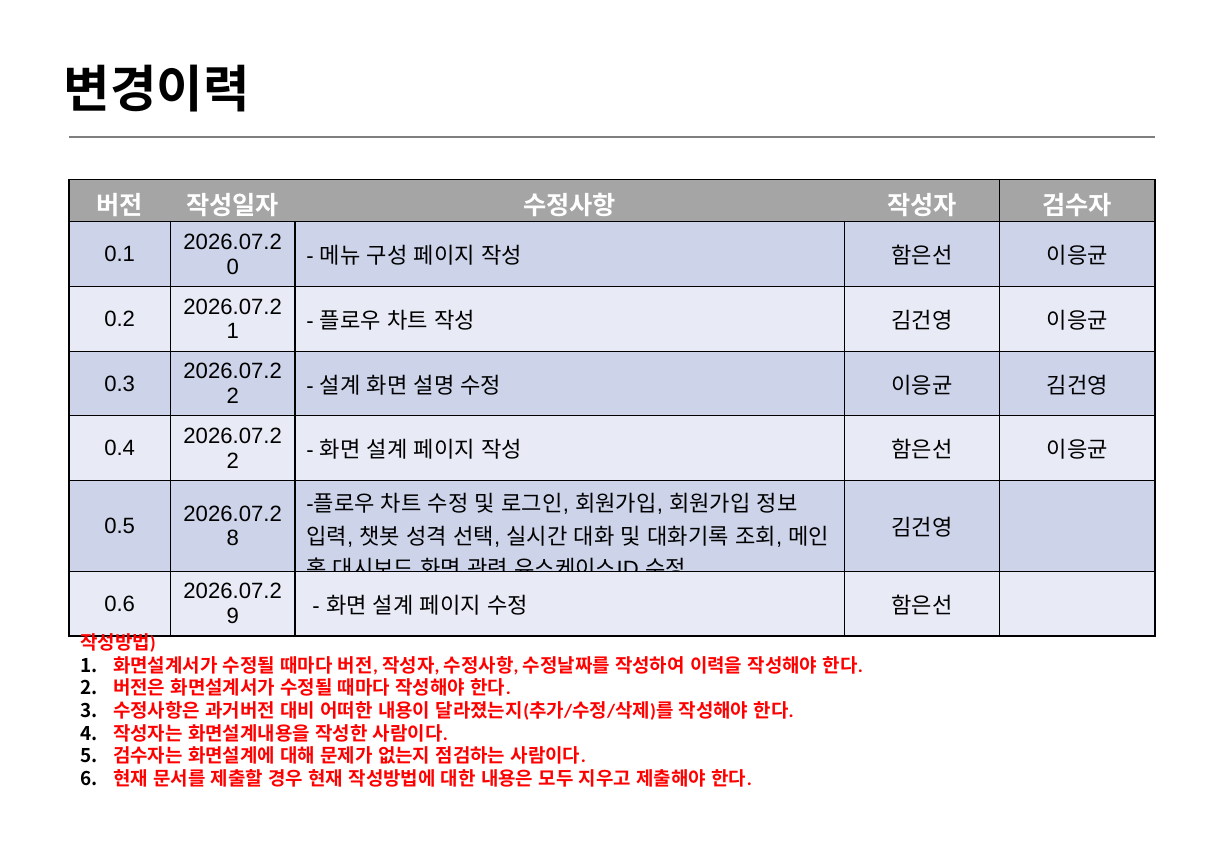
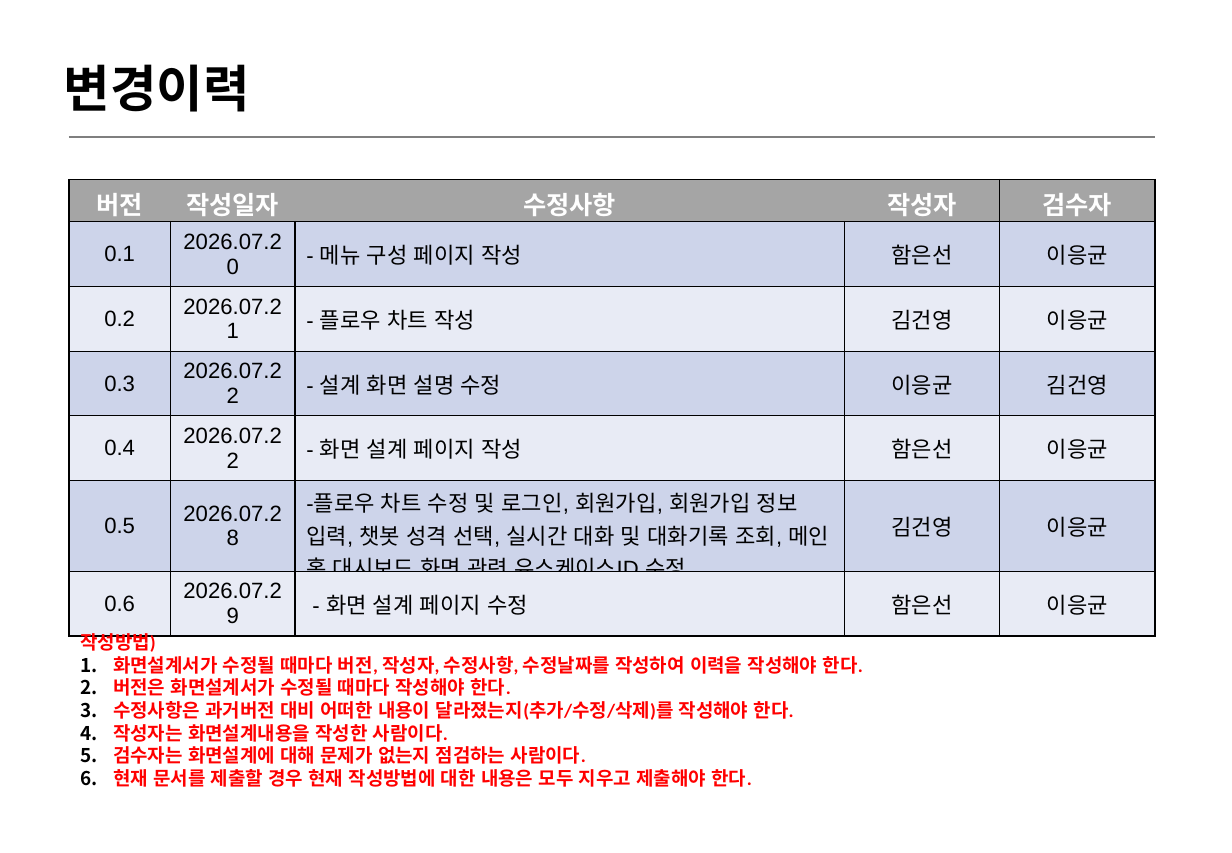
Before and after one commit to 2026-SMHRD-KDT-HealthCare-5/lisn, a slide deck: slide 2 of documents/화면설계서_귀기울임.pptx. Drawn at 1232x853 pixels with LibreOffice and Linux fonts; fonts in the diff are those of the drawing. Boxes give left, top, right and bottom in pixels: in the first picture for what was removed or moved away, otherwise in the second. Text is boxed around its words. In the diff, an @@ line names an element or a change of style, - is before the commit and + after.

```diff
--- a/documents/화면설계서_귀기울임.pptx
+++ b/documents/화면설계서_귀기울임.pptx
@@ table at [69, 180, 1154, 619] @@
-row 6, column 5: 
+row 6, column 5: 이응균
-row 7, column 5: 
+row 7, column 5: 이응균
```
Also in this commit, not shown: 15 other slides changed, 3 other files.
